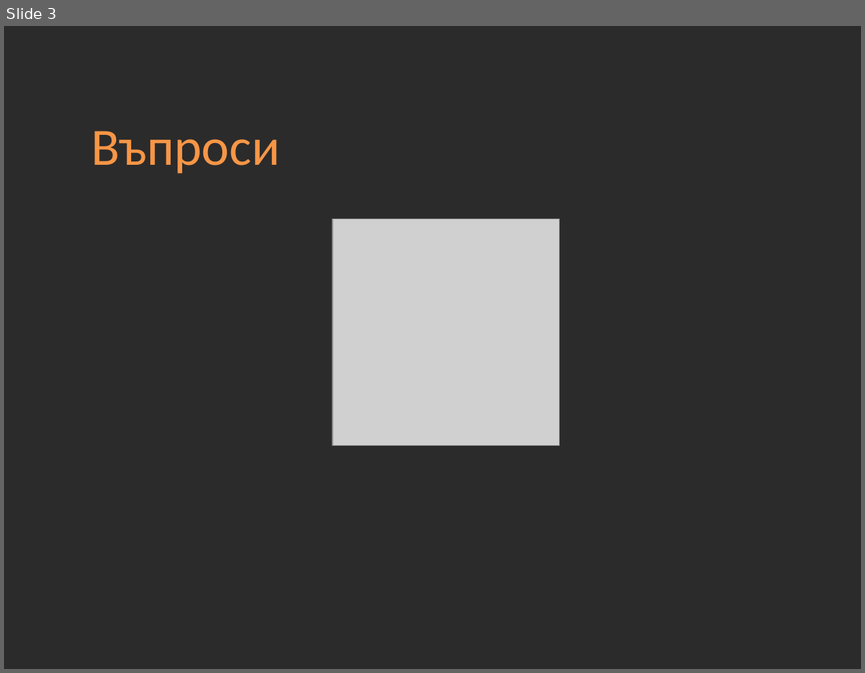
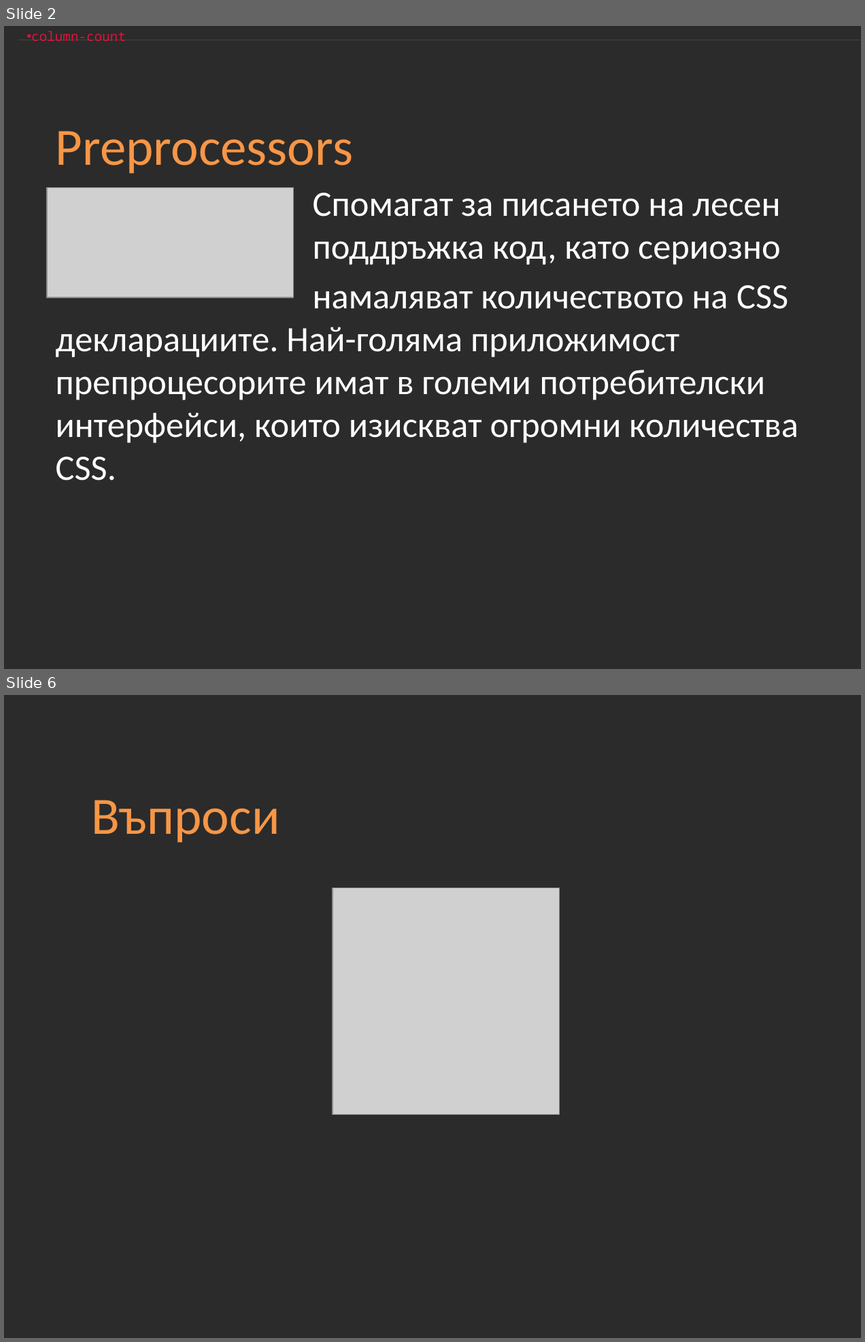
Before and after one commit to Academy-Soft-Intellect/Front-End-Course, a slide deck: 06-LESS.pptx. Shown one above the other, each under a label of ours: slide 3 before the commit, slides 2 and 6 after it; the slides between them are not shown. The pictures are 865x673 and 865x1342 pixels, drawn with LibreOffice and Linux fonts; fonts in the diff are those of the drawing; grey boxes stand for pictures; background and template pictures are left out; a plain dark background stands for a picture behind light text. Boxes give left, top, right and bottom in pixels: in the first picture for what was removed or moved away, otherwise in the second. Text is boxed around its words. In the diff, an @@ line names an element or a change of style, - is before the commit and + after.

```diff
--- a/06-LESS.pptx
+++ b/06-LESS.pptx
@@ slide 2 added at [4,26,861,669], background picture (left out) @@
@@ text added at [31,31,126,41], 11 pt, text #DC143C @@
+• column-count
@@ title added at [56,131,354,174], 44 pt, text #F79646 @@
+Preprocessors
@@ picture added at [47,188,294,297] @@
@@ text added at [56,193,798,480], 30 pt, text #FFFFFF @@
+Спомагат за писането на лесен за поддръжка код, като сериозно
+намаляват количеството на CSS декларациите. Най-голяма приложимост препроцесорите имат в големи потребителски интерфейси, които изискват огромни количества CSS.
@@ what was slide 3 is now slide 6 @@
```
Also in this commit, not shown: 2 slides changed, 2 other slides added, 2 other files.
